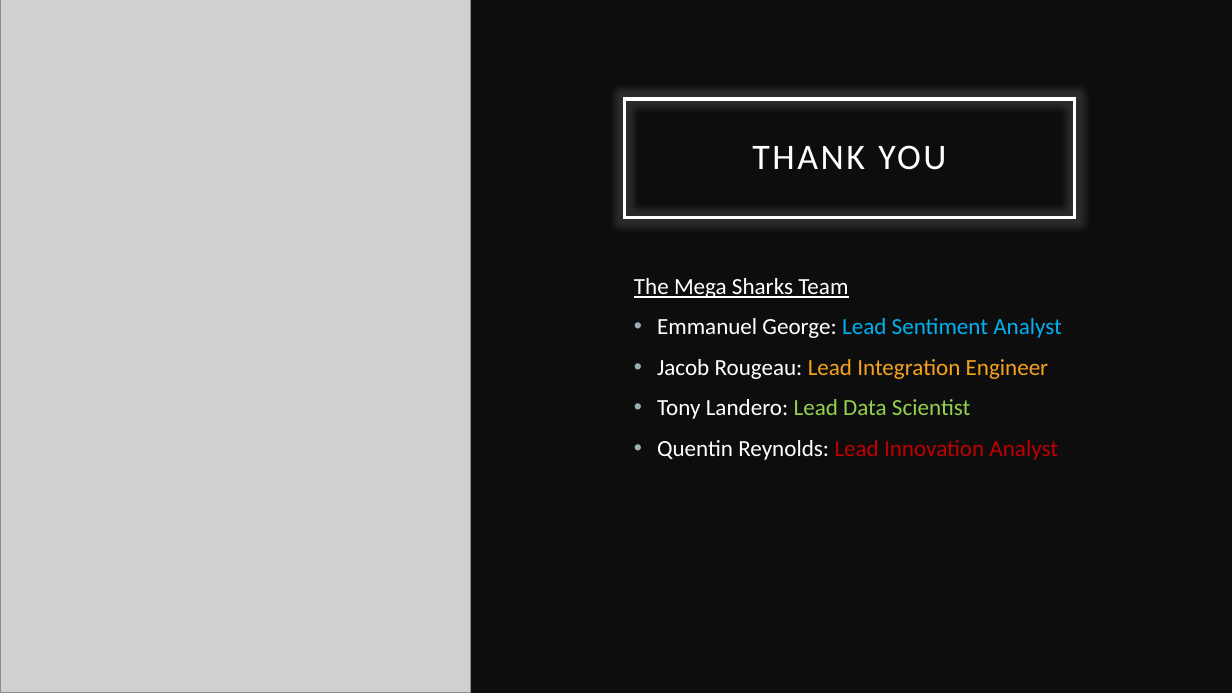
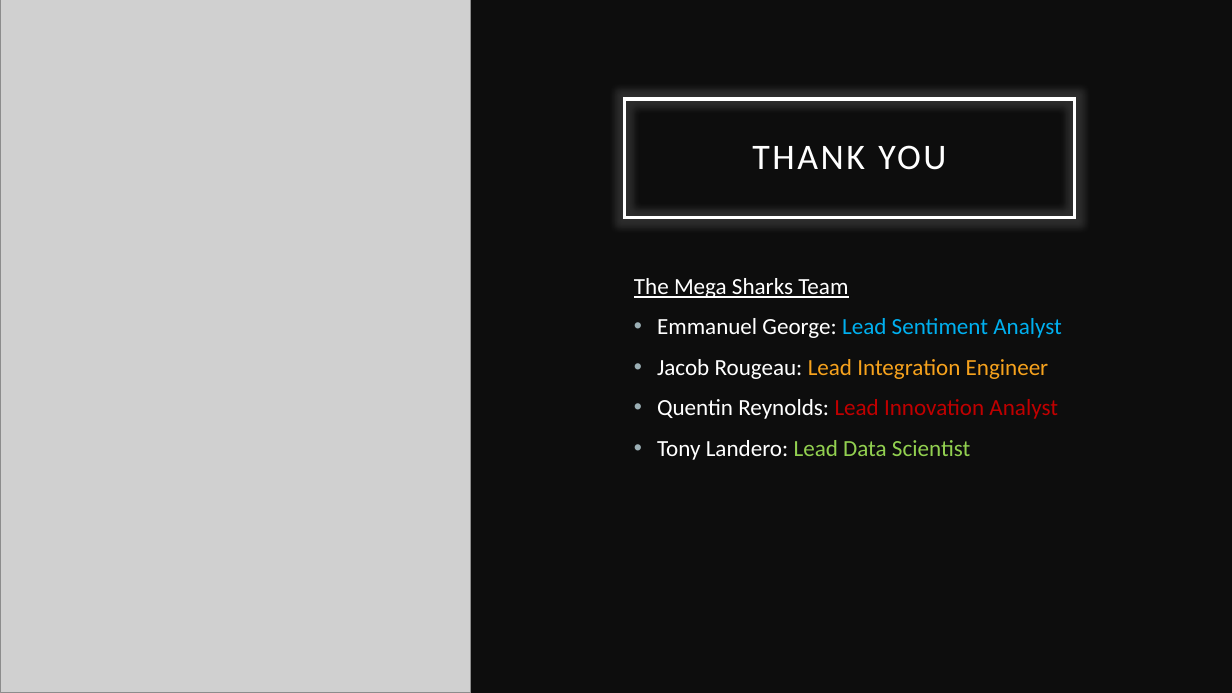
Before and after one commit to SpeedsMach5/Mega-Sharks_Q_Branch, a slide deck: slide 9 of presentation/mega_sharks_trading_evaluator.pptx (slide 8 before the commit). Drawn at 1232x693 pixels with LibreOffice and Linux fonts; fonts in the diff are those of the drawing; grey boxes stand for pictures. Boxes give left, top, right and bottom in pixels: in the first picture for what was removed or moved away, otherwise in the second. Text is boxed around its words. In the diff, an @@ line names an element or a change of style, - is before the commit and + after.

```diff
--- a/presentation/mega_sharks_trading_evaluator.pptx
+++ b/presentation/mega_sharks_trading_evaluator.pptx
@@ text at <box>657,399,1058,419</box>: paragraph added @@
+• Quentin Reynolds: Lead Innovation Analyst
@@ text at <box>657,440,1058,460</box>: paragraph removed @@
-• Quentin Reynolds: Lead Innovation Analyst
```
Also in this commit, not shown: 4 other slides changed, 1 slide added.
